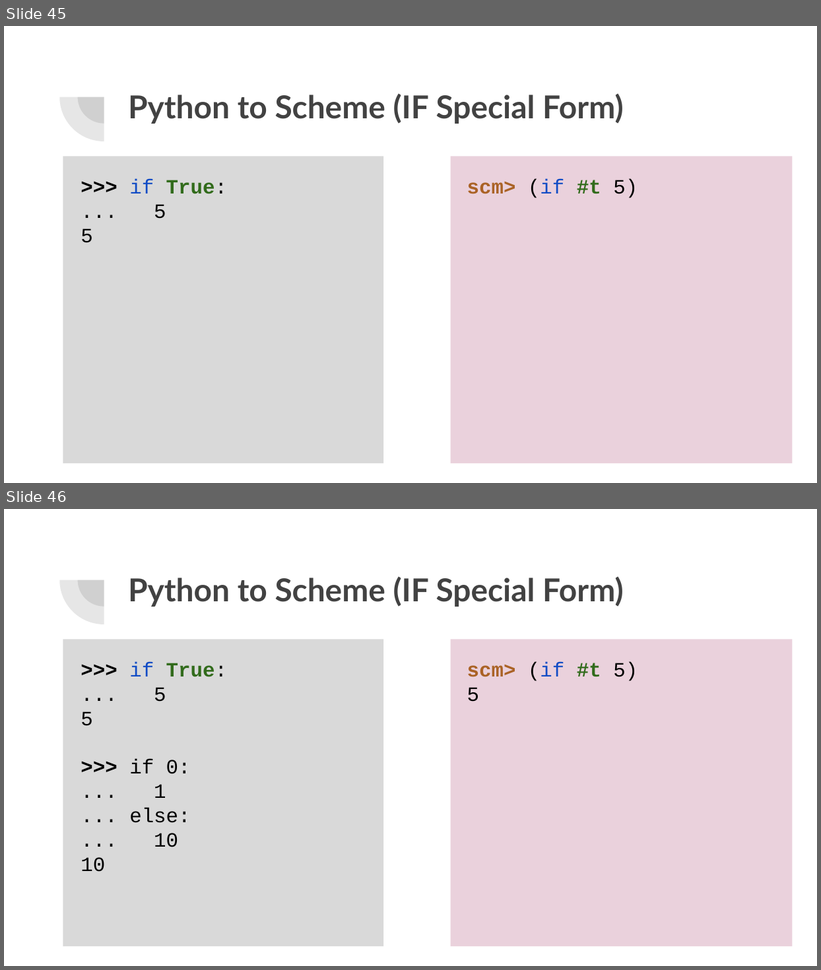
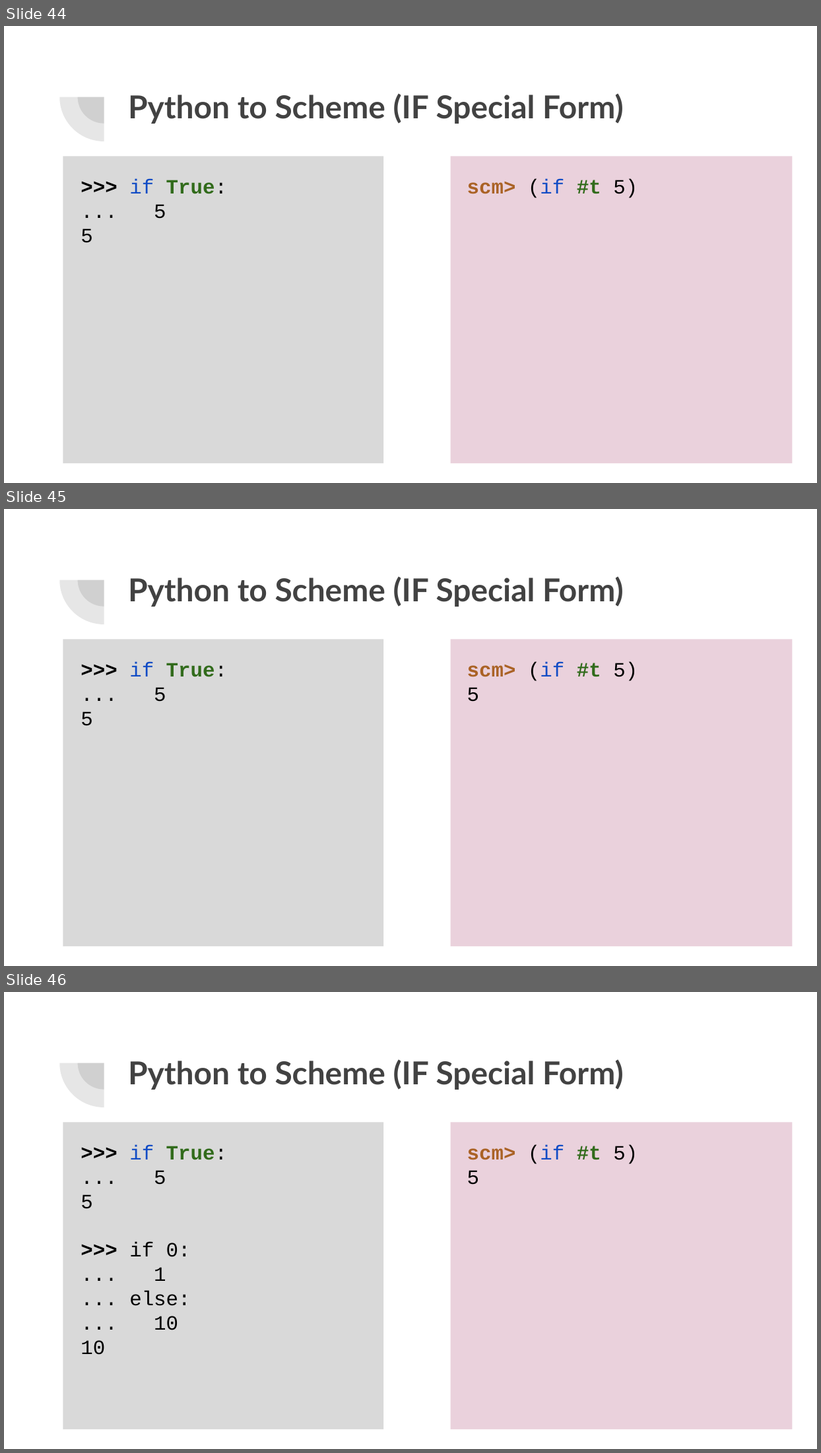
Before and after one commit to cameronmalloy/cameron-malloy, a slide deck: public/pdfs/lab6slides.pptx. Shown one above the other, each under a label of ours: slides 45 and 46 before the commit, slides 44, 45 and 46 after it. The pictures are 821x970 and 821x1453 pixels, drawn with LibreOffice and Linux fonts; fonts in the diff are those of the drawing. Boxes give left, top, right and bottom in pixels: in the first picture for what was removed or moved away, otherwise in the second. Text is boxed around its words. In the diff, an @@ line names an element or a change of style, - is before the commit and + after.

```diff
--- a/public/pdfs/lab6slides.pptx
+++ b/public/pdfs/lab6slides.pptx
@@ slide 45 added at bbox=[4, 509, 817, 966], background #FFFFFF; not listed: 2 template elements that a slide beside it also shows @@
@@ title added at bbox=[128, 576, 624, 607], 28 pt, text #424242, bold @@
+Python to Scheme (IF Special Form)
@@ rectangle added at bbox=[63, 639, 384, 947], fill #D9D9D9 @@
@@ rectangle added at bbox=[450, 639, 792, 947], fill #EAD1DC @@
@@ text added at bbox=[81, 661, 227, 726], 18 pt, text #000000 @@
+>>> if True:
+... 5
+5
@@ text added at bbox=[467, 661, 638, 702], 18 pt, text #AA6225, bold @@
+scm> (if #t 5)
+5
@@ what was slide 45 is now slide 44 @@
```
Also in this commit, not shown: 4 slides changed, 2 slides removed.
